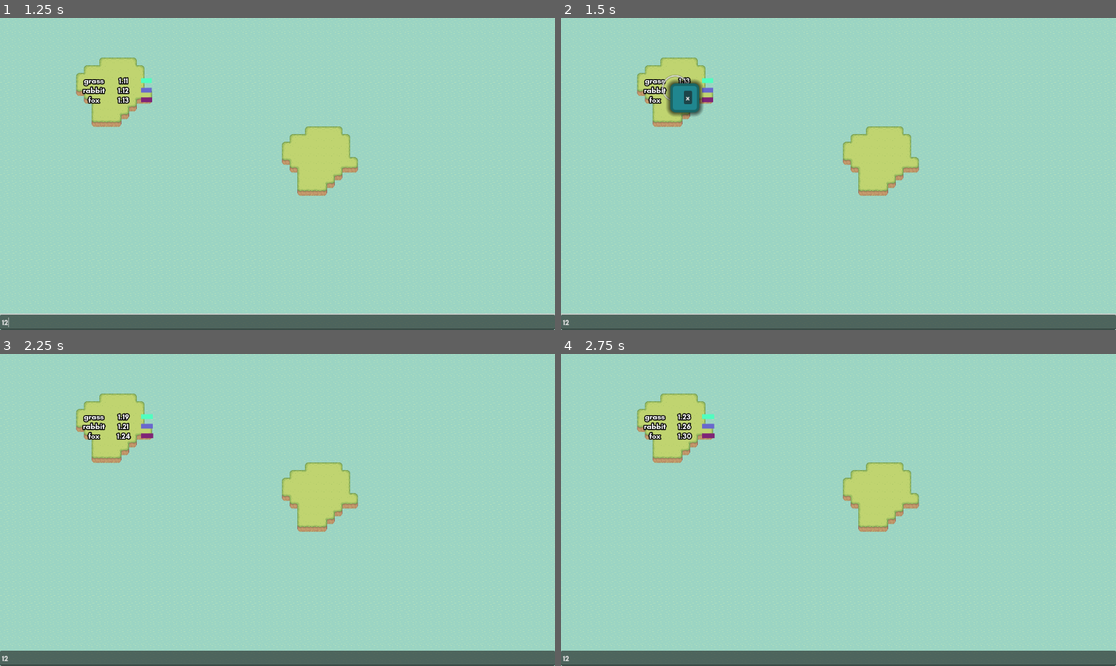
Above: before the commit, frames 1-4 (two rows, left to right).
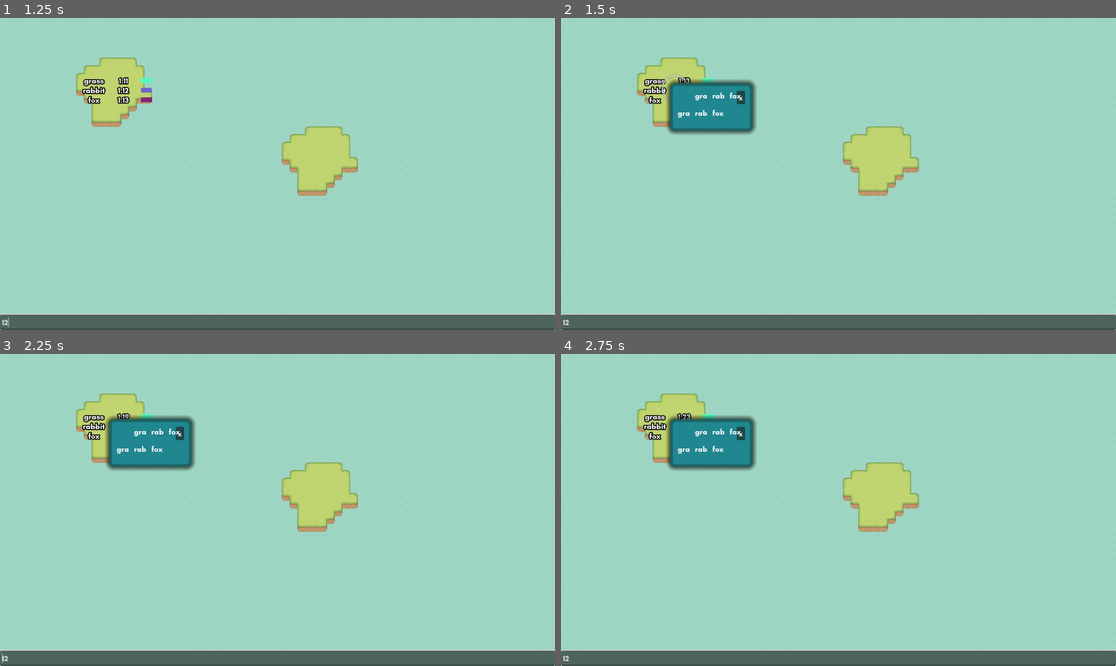
Above: after the commit, the same moments.

Repository: quimnuss/eco
Game: Godot game, scene res://scenes/world.tscn
The game is run twice, just before and just after one commit, with the same random seed, the same clock (stepped at 60 frames per second) and the same inputs.
Inputs (mouse positions are in pixels of both pictures, inside the frame that each line leads up to):
- Up to frame 1 (1.25 s): click (277, 323) at 0.52 s; type "12" at 0.6 s
- Up to frame 2 (1.5 s): move the mouse to (672, 86) at 1.27 s; hold Up (ui_up) from 1.28 s (still down); click (672, 86) at 1.42 s
- Up to frame 3 (2.25 s): release Up (ui_up) at 2 s; click "x" at 2 s
- Up to frame 4 (2.75 s): no input

Frame 1 is identical in both runs. In frame 2, 2.3% of the frame differs, in the area x 19-36%, y 19-38%; in frame 3, 3.2%, in the area x 0-100%, y 19-100%; in frame 4, 3.2%.
Error before the commit: Cannot call method 'get_parent' on a null value. (res://ui/species_grid.gd:19)

Commit message:
wip: square color computes itself

Diff:
--- a/ui/range_rect.gd
+++ b/ui/range_rect.gd
@@ -3,12 +3,27 @@
 var index_i : int
 var index_j : int
 
+var max_value : float
+var value : float
+
+@export var increments : float = 0.001
+
 signal turn_up(index_i, index_j)
 signal turn_down(index_i, index_j)
+
+func set_color(value, max_value):
+    if abs(value) < 0.0001:
+        self.modulate = Color.GRAY
+        return
+    var ratio = clamp(abs(value/max_value),0,1)*0.3 + 0.7
+    var base_color = Color.DARK_RED if value < 0 else Color.DARK_GREEN
+    self.set_modulate(base_color*ratio)
 
 func _input(event):
     if event is InputEventMouseButton and event.is_pressed():
         if event.button_index == MOUSE_BUTTON_WHEEL_UP:
+            self.value += increments
+            self.set_color(self.value,self.max_value)
             turn_up.emit(index_i, index_j)
         elif event.button_index == MOUSE_BUTTON_WHEEL_DOWN:
             turn_down.emit(index_i, index_j)
--- a/ui/range_rect.tscn
+++ b/ui/range_rect.tscn
@@ -5,6 +5,7 @@
 
 [node name="TextureRect" type="TextureRect"]
 visible = false
+modulate = Color(0.745098, 0.745098, 0.745098, 1)
 custom_minimum_size = Vector2(32, 32)
 offset_left = 36.0
 offset_top = 36.0
--- a/ui/species_grid.gd
+++ b/ui/species_grid.gd
@@ -1,6 +1,5 @@
-@tool
 extends Control
-@onready var grid_container : GridContainer = %GridContainer
+@onready var grid_container : GridContainer = $PanelContainer/GridContainer
 @export var square : Control
 
 @export var num_species : int = 3
@@ -37,9 +36,8 @@
             var one_square = preload('res://ui/range_rect.tscn').instantiate()
             one_square.index_i = i
             one_square.index_j = j
-            one_square.visible = true
-            one_square.modulate = Color.GRAY
-            one_square.turn_up.connect(_on_turn_down)
+            one_square.turn_up.connect(_on_turn_up)
+            one_square.turn_down.connect(_on_turn_down)
             grid_container.add_child(one_square)
 
 func _on_turn_up(index_i : int, index_j : int):
@@ -72,11 +70,9 @@
     for i in range(num_species):
         for j in range(num_species):
             if abs(mutuality[i][j]) > 0.0001:
-                var ratio = clamp(abs(mutuality[i][j]/max_mutuality),0,1)*0.3 + 0.7
-                var base_color = Color.DARK_RED if mutuality[i][j] < 0 else Color.DARK_GREEN
                 var children_index : int = (i+1)*(num_species+1) + (j+1)
                 var square : TextureRect = grid_children[children_index]
-                square.set_modulate(base_color*ratio)
+                square.set_color(mutuality[i][j],max_mutuality)
 
 func _on_button_pressed():
     self.visible = false
--- a/ui/species_grid.tscn
+++ b/ui/species_grid.tscn
@@ -55,4 +55,7 @@
 layout_mode = 2
 text = "x"
 
+[node name="GridContainer" type="GridContainer" parent="PanelContainer"]
+layout_mode = 2
+
 [connection signal="pressed" from="PanelContainer/VBoxContainer/HBoxContainer/Button" to="." method="_on_button_pressed"]
